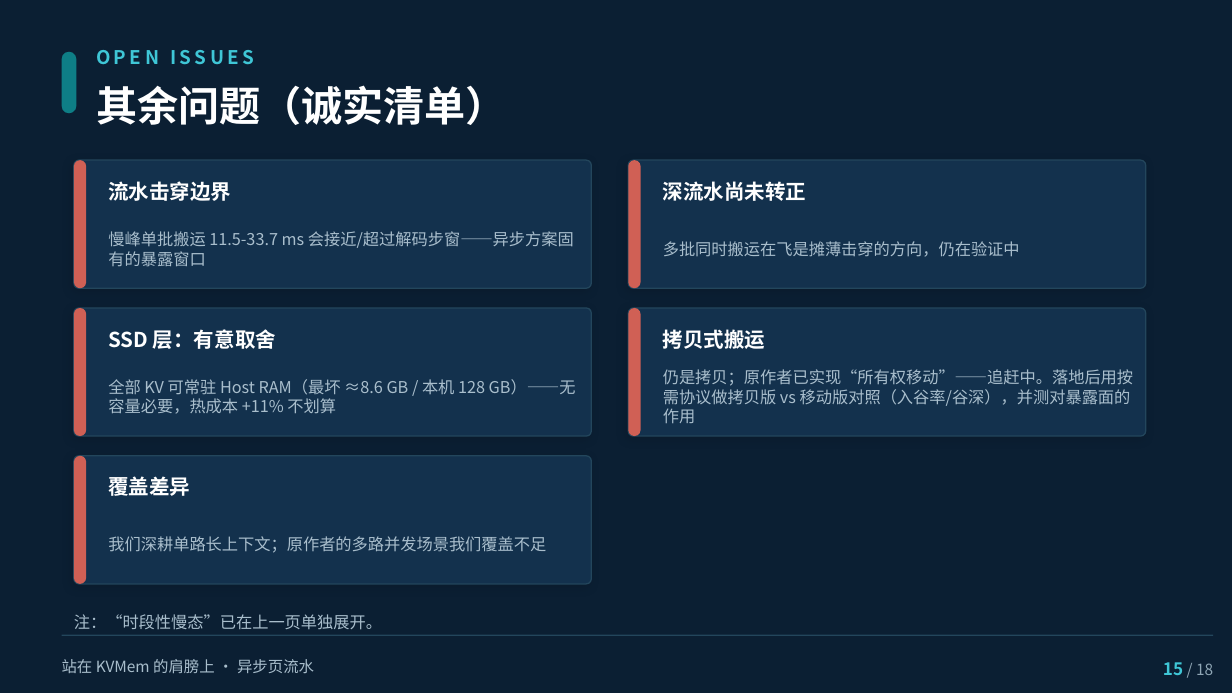
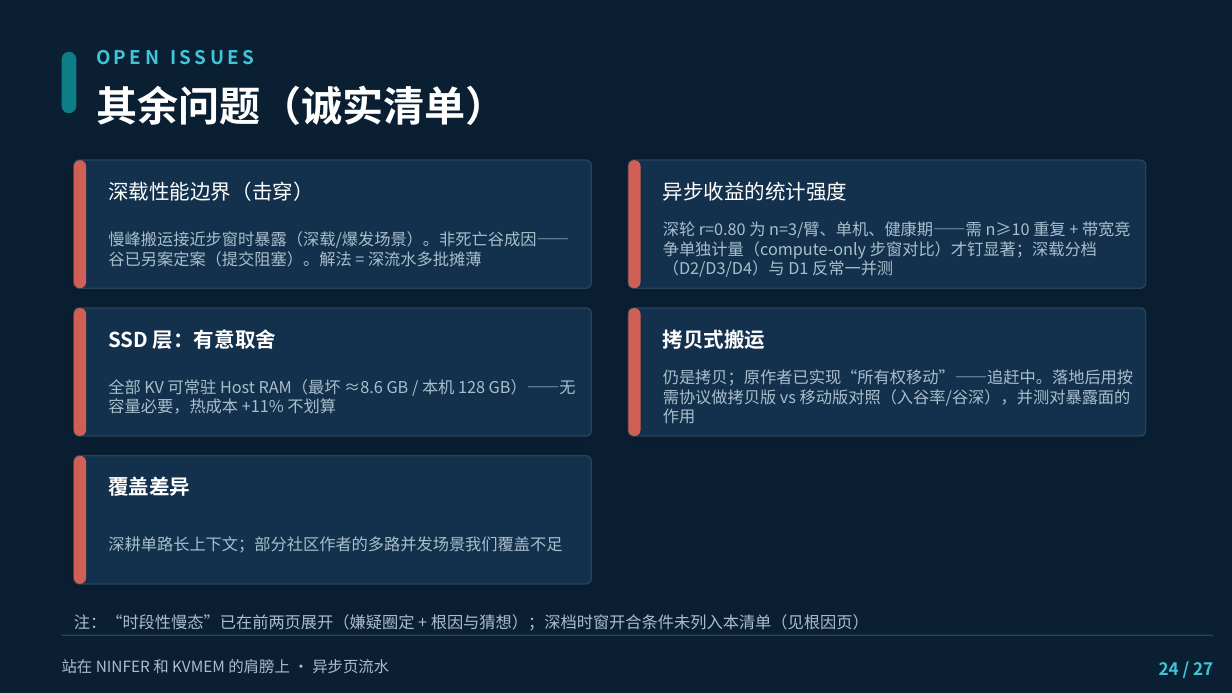
Before and after one commit to paicat1/Ninfer-KVMem-Async, a slide deck: slide 24 of docs/异步页流水-技术说明.pptx (slide 19 before the commit). Drawn at 1232x693 pixels with LibreOffice and Linux fonts; fonts in the diff are those of the drawing. Boxes give left, top, right and bottom in pixels: in the first picture for what was removed or moved away, otherwise in the second. Text is boxed around its words. In the diff, an @@ line names an element or a change of style, - is before the commit and + after.

Commit message:
docs(PPT): 微调批次⑤——①封面（站在 NINFER 和 KVMEM 肩膀上 26pt / 主标题+英文名 30pt）②新增 NINFER 引擎介绍页与沈三殊醒目页（金色 kicker）③新增算法基础页（调度大脑继承上游/步进执行器自研）+ 页放哪改物理基础 ④死亡谷拆两页（150h 嫌疑圈定 / 转机：死机-风暴-降Gen-新配方）+ 追捕改名第一阶段 ⑤诚实清单重梳（深载性能边界非谷成因/统计强度卡）⑥开源页重梳（嫌疑圈定+初步消除口径）⑦新增三层加速栈/数学基础/DEPTH 页深色统一 ⑧页码全片重编 /27

```diff
--- a/docs/异步页流水-技术说明.pptx
+++ b/docs/异步页流水-技术说明.pptx
@@ text at box(108, 181, 313, 201): text changed; bold off @@
-流水击穿边界
+深载性能边界（击穿）
@@ text at box(663, 181, 848, 201): text changed; bold off @@
-深流水尚未转正
+异步收益的统计强度
@@ text at box(108, 231, 569, 267): text changed @@
-慢峰单批搬运 11.5-33.7 ms 会接近/超过解码步窗——异步方案固有的暴露窗口
+慢峰搬运接近步窗时暴露（深载/爆发场景）。非死亡谷成因——谷已另案定案（提交阻塞）。解法 = 深流水多批摊薄
@@ text at box(663, 221, 1131, 277): text changed @@
-多批同时搬运在飞是摊薄击穿的方向，仍在验证中
+深轮 r=0.80 为 n=3/臂、单机、健康期——需 n≥10 重复 + 带宽竞争单独计量（compute-only 步窗对比）才钉显著；深载分档（D2/D3/D4）与 D1 反常一并测
@@ text at box(108, 536, 562, 552): text changed @@
-我们深耕单路长上下文；原作者的多路并发场景我们覆盖不足
+深耕单路长上下文；部分社区作者的多路并发场景我们覆盖不足
@@ text at box(74, 614, 869, 630): text changed @@
-注：“时段性慢态”已在上一页单独展开。
+注：“时段性慢态”已在前两页展开（嫌疑圈定 + 根因与猜想）；深档时窗开合条件未列入本清单（见根因页）
@@ text at box(62, 659, 389, 674): text changed @@
-站在 KVMem 的肩膀上 · 异步页流水
+站在 NINFER 和 KVMEM 的肩膀上 · 异步页流水
@@ text at box(1159, 662, 1213, 675): text changed; size 9 to 10 pt; text colour #8FA6B5 to #3FC6D6; bold on @@
-15 / 18
+24 / 27
```
Also in this commit, not shown: 17 other slides changed, 5 slides added, 1 other file.
